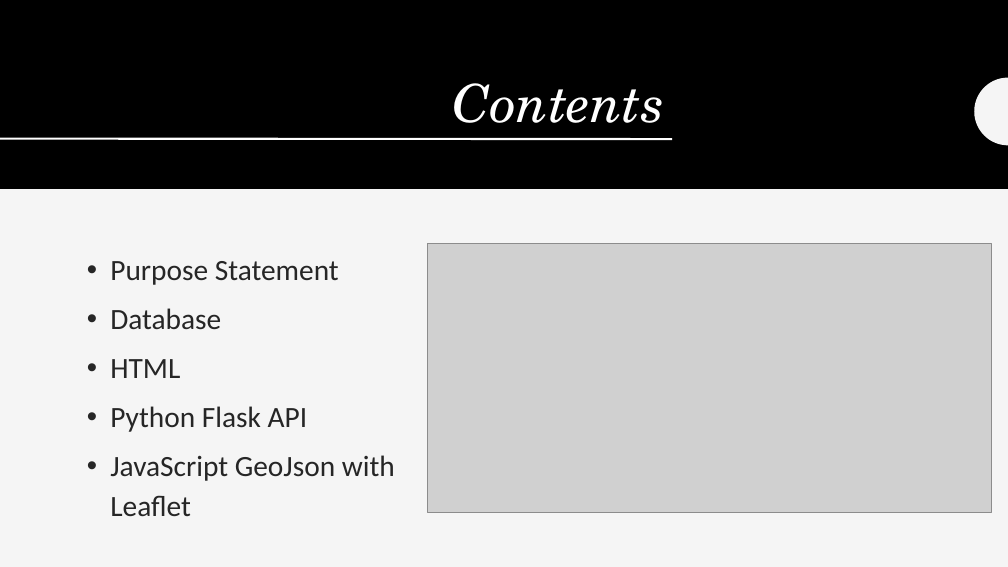
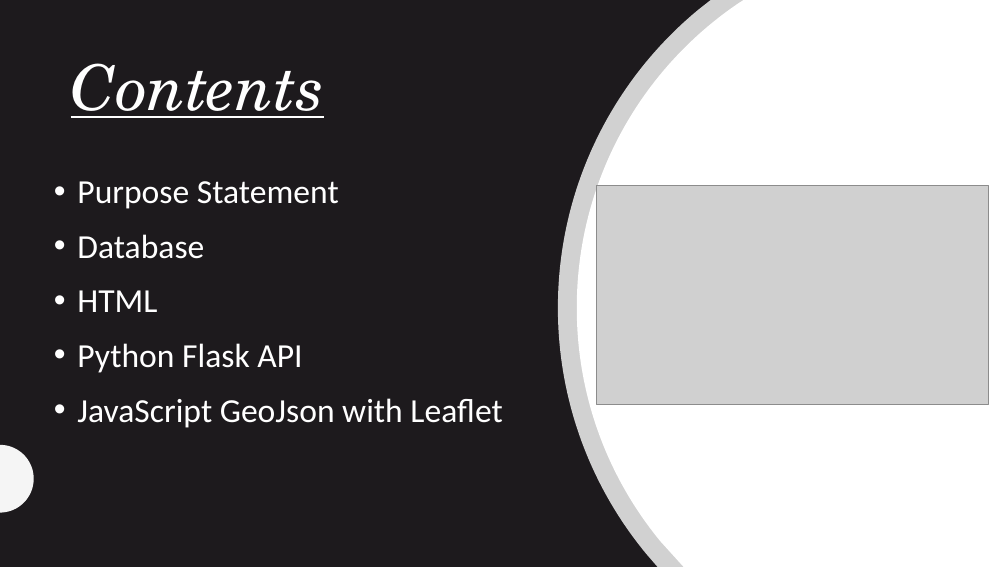
Before and after one commit to arc71080/group_project_3, a slide deck: slide 2 of Powerpoint.pptx. Drawn at 1008x567 pixels with LibreOffice and Linux fonts; fonts in the diff are those of the drawing; grey boxes stand for pictures. Boxes give left, top, right and bottom in pixels: in the first picture for what was removed or moved away, otherwise in the second. Text is boxed around its words. In the diff, an @@ line names an element or a change of style, - is before the commit and + after.

Commit message:
Better Powerpoint

```diff
--- a/Powerpoint.pptx
+++ b/Powerpoint.pptx
@@ background #F5F5F5 to #1D1A1D @@
@@ rectangle at (x1=0, y1=0, x2=1008, y2=567): fill #F5F5F5 to #1D1A1D @@
@@ rectangle removed at (x1=0, y1=0, x2=1008, y2=189) @@
@@ freeform shape added at (x1=558, y1=0, x2=1008, y2=567), fill #FFFFFF at 80% opacity @@
@@ freeform shape added at (x1=577, y1=0, x2=1008, y2=567), fill #FFFFFF @@
@@ title "Contents" moved from (x1=453, y1=83, x2=665, y2=123) to (x1=71, y1=63, x2=325, y2=118) @@
@@ title "Contents" at (x1=71, y1=63, x2=325, y2=118): size 50 to 60 pt, underline on; alignment right to left; vertical alignment bottom to top @@
@@ line removed from (0, 138) to (672, 139) @@
@@ text "Purpose Statement" moved from (x1=110, y1=261, x2=395, y2=516) to (x1=77, y1=181, x2=502, y2=428) @@
@@ text "Purpose Statement" at (x1=77, y1=181, x2=502, y2=428): size 28 to 32 pt, text colour #262626 to #FFFFFF @@
@@ picture resized from (x1=428, y1=243, x2=991, y2=513) to (x1=597, y1=185, x2=988, y2=404) @@
@@ freeform shape moved from (x1=975, y1=78, x2=1008, y2=146) to (x1=0, y1=445, x2=34, y2=513) @@
@@ freeform shape at (x1=975, y1=445, x2=1008, y2=513): fill #262626 to #FFFFFF @@
@@ line (0, 513) - (372, 513): stroke #262626 2 pt to #FFFFFF 2 pt @@
```
Also in this commit, not shown: 6 other slides changed, 1 other file.
